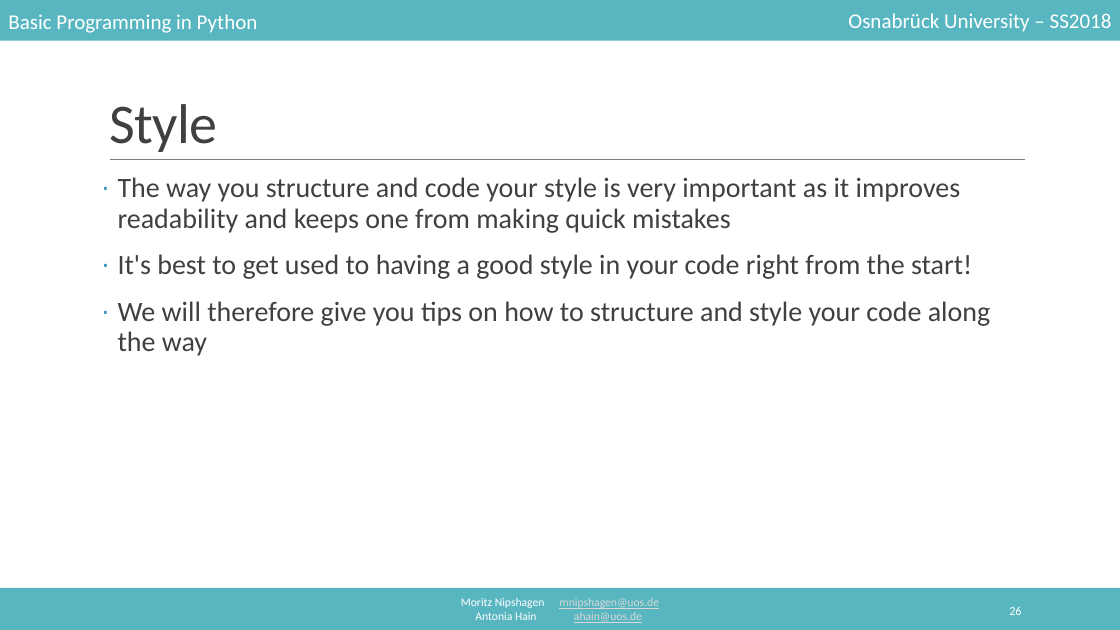
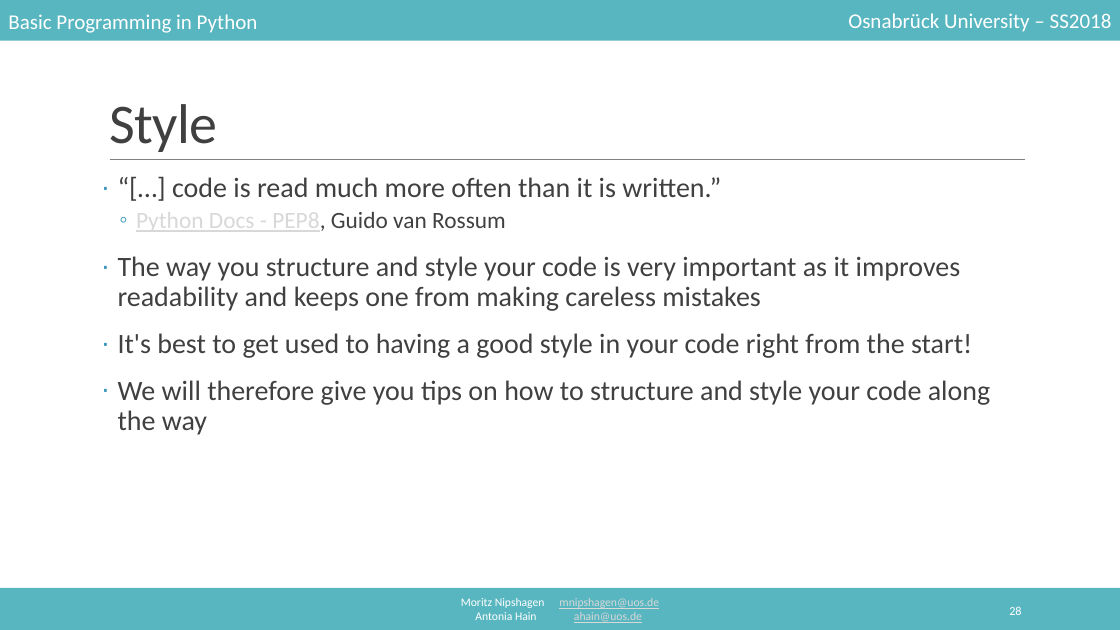
Before and after one commit to mnipshagen/monty, a slide deck: slide 28 of 2018/02/Syntax_and_variables.pptx (slide 26 before the commit). Drawn at 1120x630 pixels with LibreOffice and Linux fonts; fonts in the diff are those of the drawing. Boxes give left, top, right and bottom in pixels: in the first picture for what was removed or moved away, otherwise in the second. Text is boxed around its words. In the diff, an @@ line names an element or a change of style, - is before the commit and + after.

```diff
--- a/2018/02/Syntax_and_variables.pptx
+++ b/2018/02/Syntax_and_variables.pptx
@@ text at (x1=118, y1=177, x2=961, y2=311): text changed @@
-· The way you structure and code your style is very important as it improves readability and keeps one from making quick mistakes
+· “[…] code is read much more often than it is written.”
+  ◦ Python Docs - PEP8, Guido van Rossum
+· The way you structure and style your code is very important as it improves readability and keeps one from making careless mistakes
```
Also in this commit, not shown: 7 other slides changed, 2 slides added, 1 other file.
